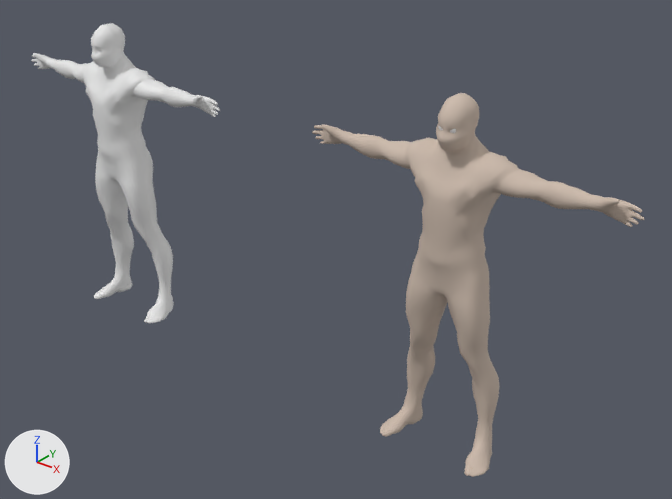
A saved change to the FBX model Assets/Assets/Marchito/Zombie_Animations+Rig/FBX/Zombie_RigSkin.fbx.
The view is the same before and after, from a camera (50 mm lens) standing at (1.87, -3.14, 2.78) and looking at (-0.78, 0.17, 0.73). The axes (+X, +Y, +Z) are drawn at lower left. The lights are the same throughout. The first picture is the older version. Where no turn or scale is listed for an object, it has been applied to the vertices.

Names of what the first picture shows: 'Zombie002', 'char1'.
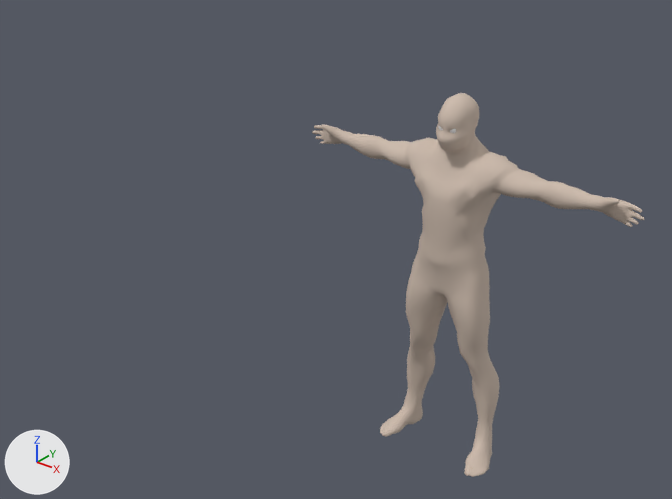
The change in detail:
Object 'char1' (ob_char1) is deleted.

Location of each change, [x1, y1, x2, y2] in pixels of the pictures (672 x 499 px):
'char1', deleted: before [31, 23, 220, 323]
